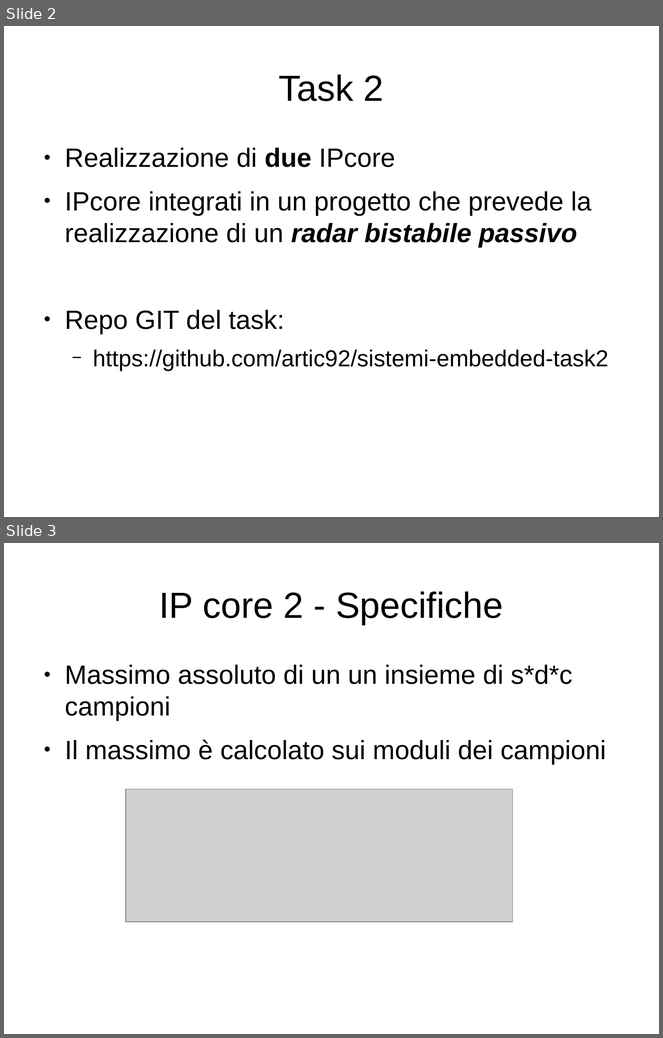
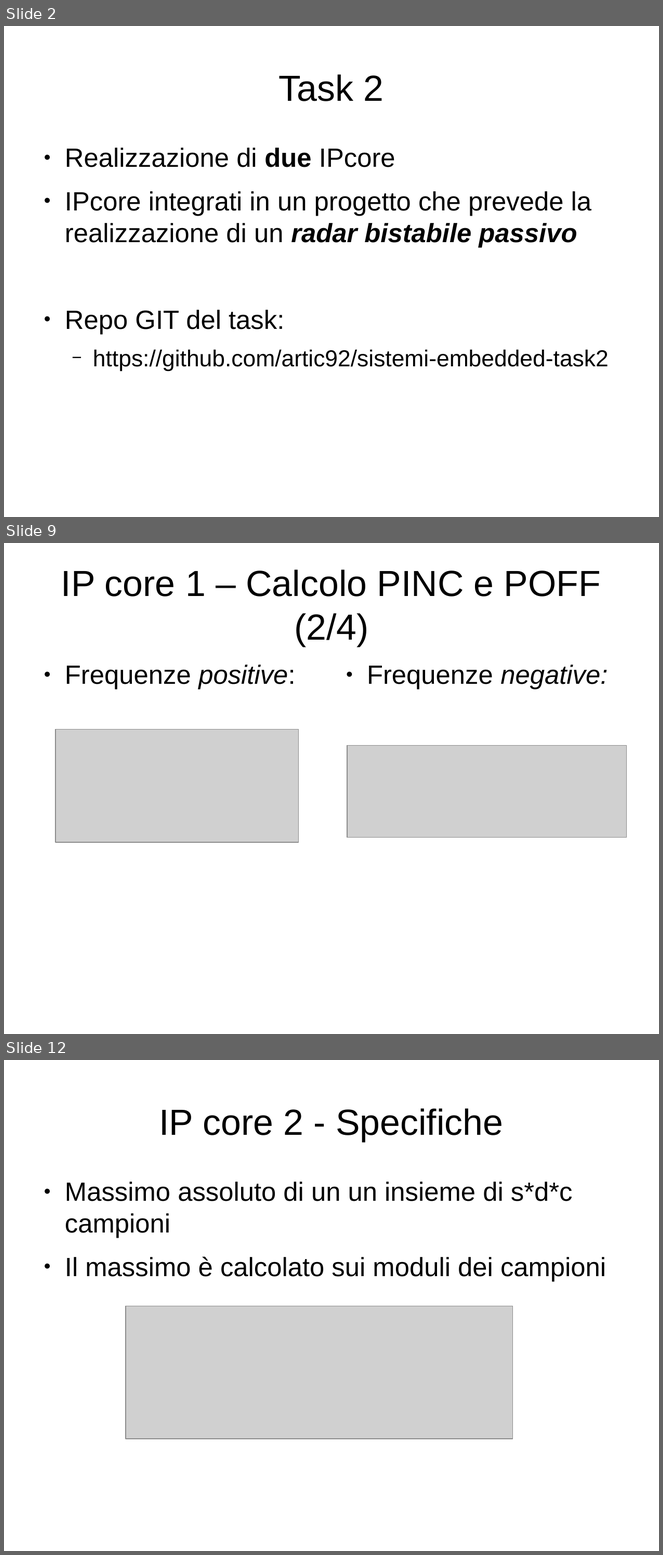
Before and after one commit to artic92/sistemi-embedded-task2, a slide deck: doc/presentazione.odp. Shown one above the other, each under a label of ours: slides 2 and 3 before the commit, slides 2, 9 and 12 after it; the slides between them are not shown. The pictures are 663x1038 and 663x1555 pixels, drawn with LibreOffice and Linux fonts; fonts in the diff are those of the drawing; grey boxes stand for pictures. Boxes give left, top, right and bottom in pixels: in the first picture for what was removed or moved away, otherwise in the second. Text is boxed around its words. In the diff, an @@ line names an element or a change of style, - is before the commit and + after.

Commit message:
Aggiunta doc esterna dell'ip_core1 con relative slide

```diff
--- a/doc/presentazione.odp
+++ b/doc/presentazione.odp
@@ slide 9 added at [4, 543, 659, 1034], background #FFFFFF @@
@@ title added at [61, 570, 601, 646], 44 pt, text #000000 @@
+IP core 1 – Calcolo PINC e POFF (2/4)
@@ text added at [65, 665, 295, 690], 32 pt, text #000000 @@
+● Frequenze positive:
@@ text added at [367, 665, 608, 690], 32 pt, text #000000 @@
+● Frequenze negative:
@@ picture added at [55, 730, 299, 843] @@
@@ picture added at [347, 746, 626, 838] @@
@@ what was slide 3 is now slide 12 @@
```
Also in this commit, not shown: 1 slide changed, 8 other slides added, 4 other files.
